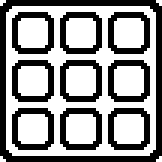
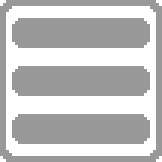
Layers edited between the first and the second 162px x 162px image:
added layer "Layer copy" above "Layer" over 0, 0, 162, 162
hid "Layer", painted on it over 0, 0, 162, 162
